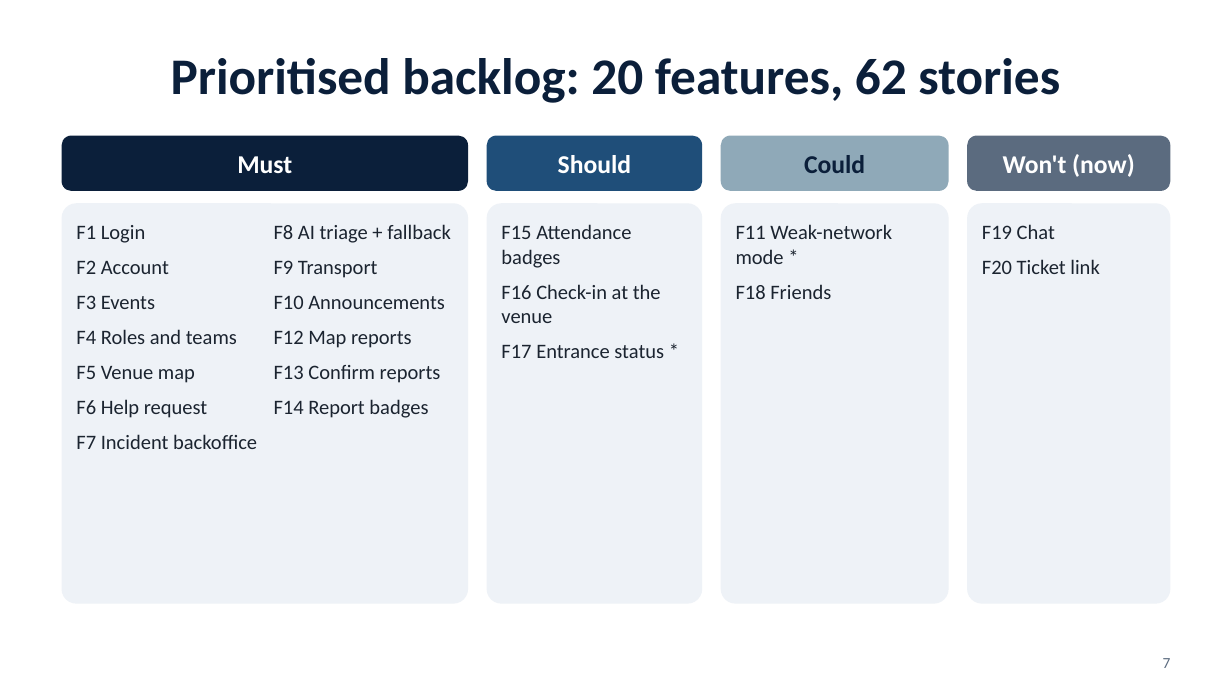
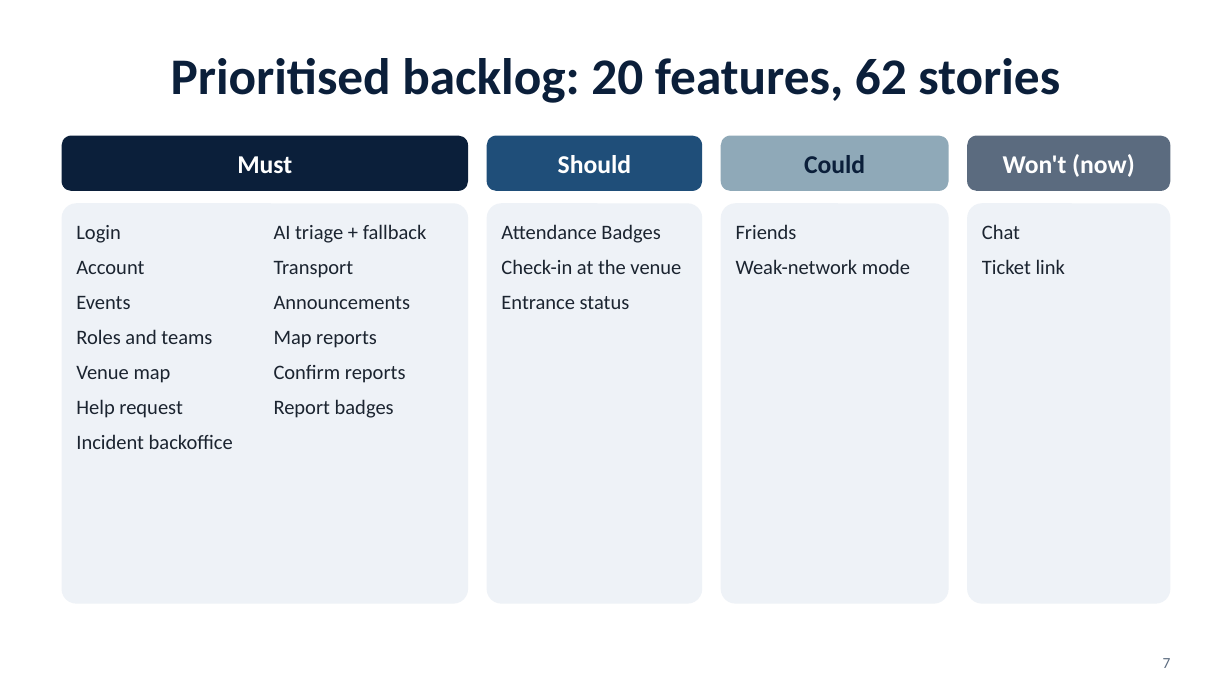
Before and after one commit to tomasoliveira21/LABDSOF, a slide deck: slide 7 of Docs/Presentation/Farol_Sprint_A_TTP_Presentation.pptx. Drawn at 1232x693 pixels with LibreOffice and Linux fonts; fonts in the diff are those of the drawing. Boxes give left, top, right and bottom in pixels: in the first picture for what was removed or moved away, otherwise in the second. Text is boxed around its words. In the diff, an @@ line names an element or a change of style, - is before the commit and + after.

```diff
--- a/Docs/Presentation/Farol_Sprint_A_TTP_Presentation.pptx
+++ b/Docs/Presentation/Farol_Sprint_A_TTP_Presentation.pptx
@@ text at [76, 225, 233, 449]: text changed @@
-F1 Login
-F2 Account
-F3 Events
-F4 Roles and teams
-F5 Venue map
-F6 Help request
-F7 Incident backoffice
+Login
+Account
+Events
+Roles and teams
+Venue map
+Help request
+Incident backoffice
@@ text at [274, 224, 427, 418]: text changed @@
-F8 AI triage + fallback
-F9 Transport
-F10 Announcements
-F12 Map reports
-F13 Confirm reports
-F14 Report badges
+AI triage + fallback
+Transport
+Announcements
+Map reports
+Confirm reports
+Report badges
@@ text at [501, 224, 681, 309]: text changed @@
-F15 Attendance badges
-F16 Check-in at the venue
-F17 Entrance status *
+Attendance Badges
+Check-in at the venue
+Entrance status
@@ text at [736, 224, 910, 274]: text changed @@
-F11 Weak-network mode *
-F18 Friends
+Friends
+Weak-network mode
@@ text at [982, 224, 1065, 274]: text changed @@
-F19 Chat
-F20 Ticket link
+Chat
+Ticket link
```
Also in this commit, not shown: 4 other slides changed, 1 other file.
